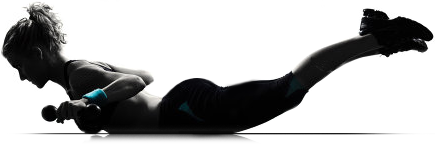
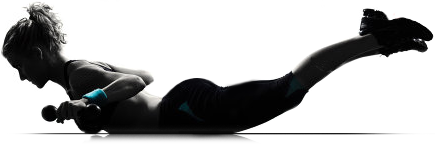
The second 435 × 145 image is a revision of the first. Changes to its layers:
painted on "Layer 1" over box(379, 8, 435, 58)
